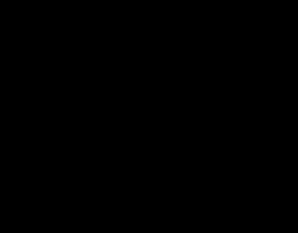
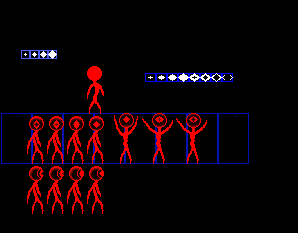
The second 298x233 image is a revision of the first. Changes to its layers:
added layer "Слой 31" above "Андрей" over [21,50,57,59]
showed group "Андрей" (31 layers) over [1,50,249,214]
added layer "Эффект (под сетку)" in group "Андрей" over [148,73,233,82]
showed "GlazP0lZeт" over [27,66,207,214]
showed "Сетка", painted on it over [1,73,249,164]
